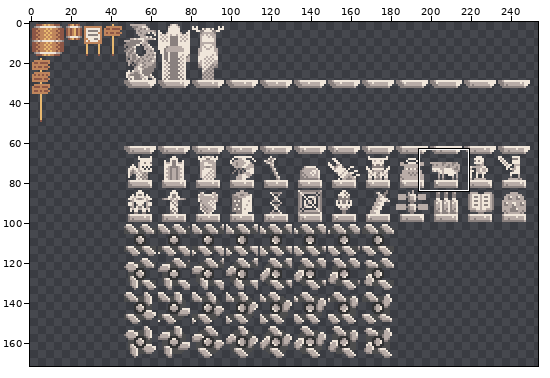
Sprite sheet: Assets/Yaya/Artwork/Texture/Environment.png. Above: a wide view before the commit, with the close-up outlined.
Close-up. As it was:
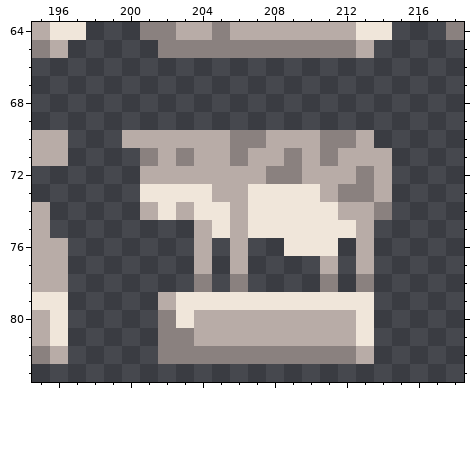
The file is 256x256 pixels. Shown: x 195..218, y 64..83. The wide view leaves out empty margins. The commit also changed other parts of the picture, which this record leaves out.
Now the later version:
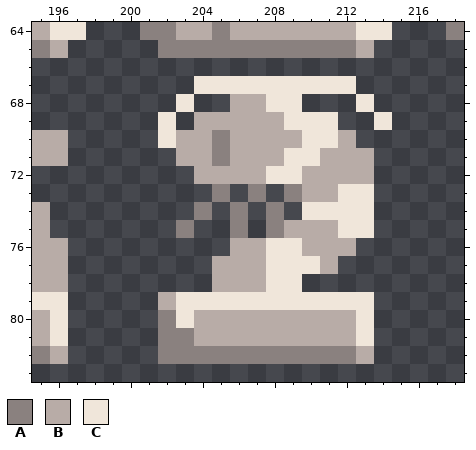
Palette (. is transparent): A #8a817f  B #b8aca7  C #f0e6da
Difference:
@@ x 195..218 @@
 66 ........................
-67 ........................
-68 ........................
-69 ........................
-70 BB...BBBBBBAABBBAAB.....
-71 BB....ABABBABBABABBB....
-72 ......BBBBBBBAABBBAB....
-73 ......CCCCBBCCCCBAAB....
-74 B.....BCBCCBCCCCCBBA....
-75 B........BCBCCCCCCB.....
-76 BB.......B.B..CCC.B.....
-77 BB.......B.B....B.B.....
-78 BB.......A.A....A.A.....
+67 .........CCCCCCCCC......
+68 ........C..BBCC...C.....
+69 .......C.BBBBBCCC..C....
+70 BB.....CBBABBBBCCB......
+71 BB......BBABBBCCBBB.....
+72 .........BBBBCCBBBB.....
+73 ..........A.A.ABBCC.....
+74 B........A.A.A.CCCC.....
+75 B.......A..A.ABBBCC.....
+76 BB.........BBCCBBB......
+77 BB........BBBCCCB.......
+78 BB........BBBCC.........
 79 CC.....BCCCCCCCCCCC.....
Where, in picture pixels (left, top, right, bottom), the same in both close-ups:
changed: (122, 76, 392, 292)
